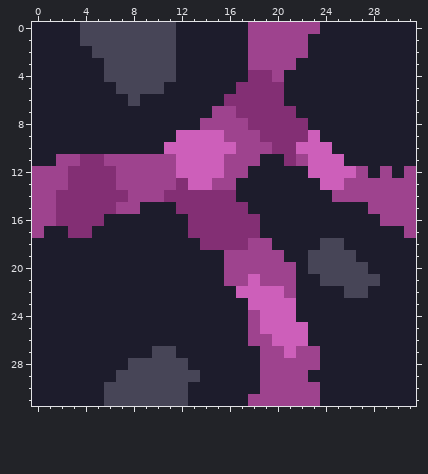
Two versions of one pixel-art sprite, assets/sprites/blocks/environment/Kallistea/eadstal-biome/fenspor-strands-floor3.png. The first picture shows the starting point.
The file is 32x32 pixels.
New version:
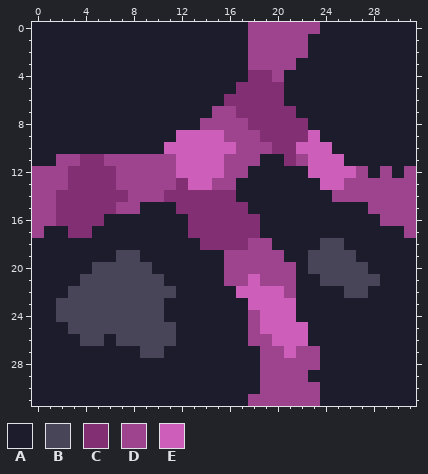
Palette (. is transparent): A #1d1c2c  B #474557  C #832f74  D #9e438e  E #cd5fba
Log entry: Maybe it;s gonna be fixed now? Fenspor-strands-floor
The edit:
Changed rows in their new state; - is an unchanged pixel.
first column x 4:
 0 AAAAAAAA
 1 AAAAAAAA
 2 -AAAAAAA
 3 --AAAAAA
 4 --AAAAAA
 5 ---AAAA-
 6 ----A---
first column x 2:
19 -----BB-----
20 ---BBBBB----
21 --BBBBBBB---
22 -BBBBBBBBB--
23 BBBBBBBBB---
24 BBBBBBBBB---
25 -BBBBBBBBB--
26 --BB-BBBBB--
27 -------B-A--
28 ------AAAAA-
29 -----AAAAAAA
30 ----AAAAAAA-
31 ----AAAAAAA-
